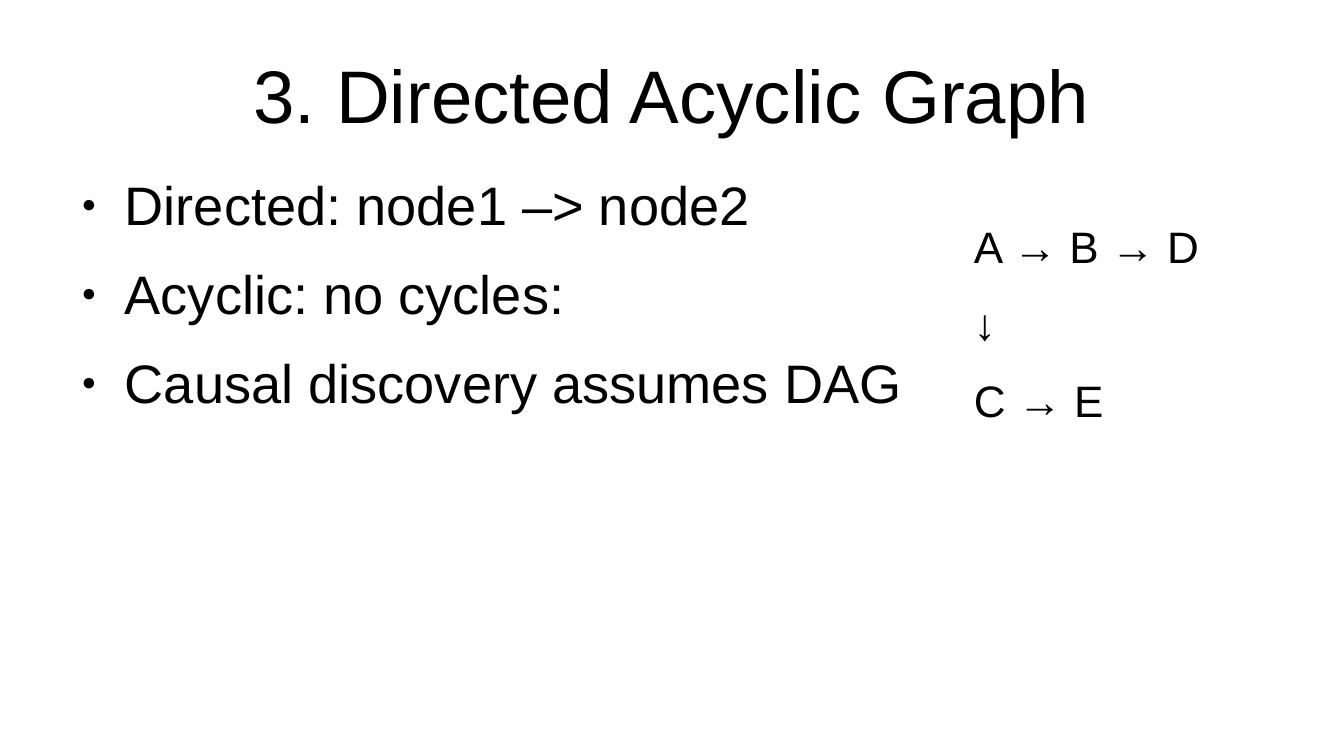
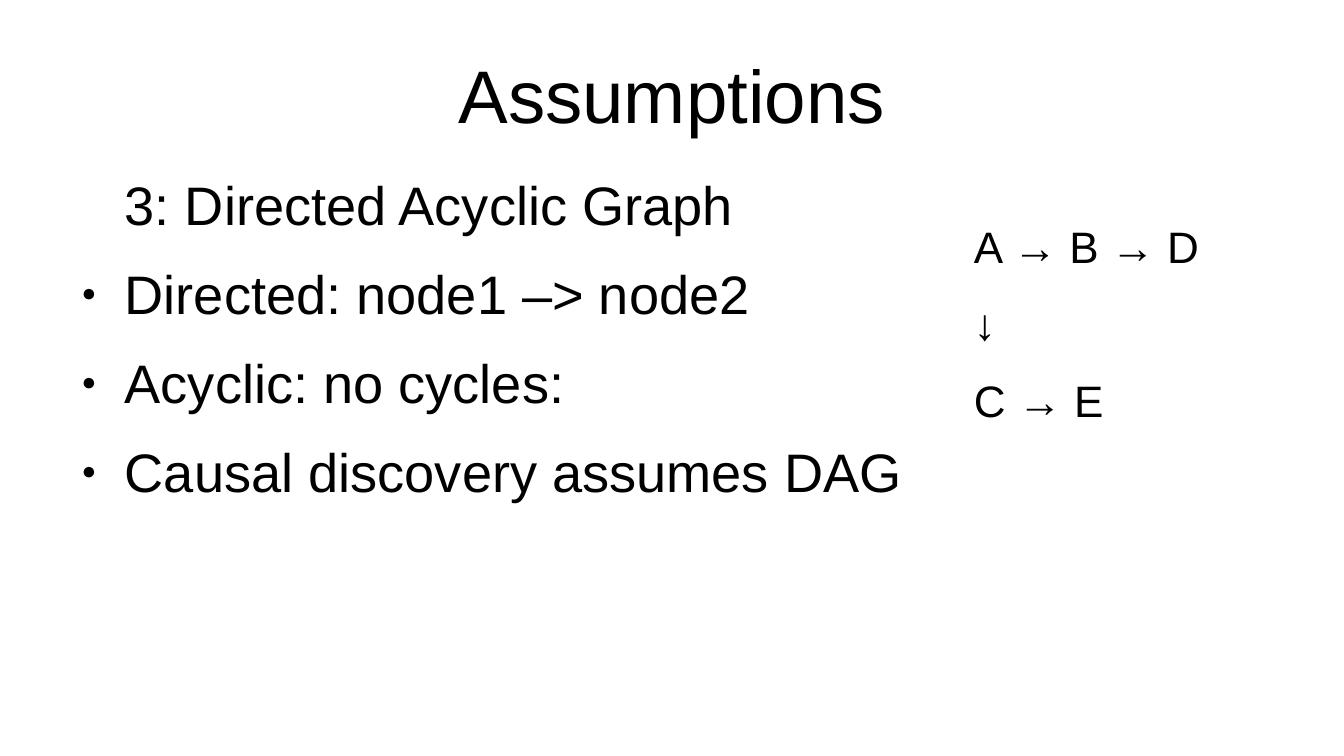
Before and after one commit to emoen/CausalityDiscoveryCrunchDAO, a slide deck: slide 6 of presentation/HIBRAIN_March_25.odp. Drawn at 1344x756 pixels with LibreOffice and Linux fonts; fonts in the diff are those of the drawing. Boxes give left, top, right and bottom in pixels: in the first picture for what was removed or moved away, otherwise in the second. Text is boxed around its words. In the diff, an @@ line names an element or a change of style, - is before the commit and + after.

```diff
--- a/presentation/HIBRAIN_March_25.odp
+++ b/presentation/HIBRAIN_March_25.odp
@@ title at (x1=458, y1=69, x2=884, y2=137): text changed @@
-3. Directed Acyclic Graph
+Assumptions
@@ text at (x1=125, y1=185, x2=733, y2=234): paragraph added @@
+3: Directed Acyclic Graph
```
Also in this commit, not shown: 7 other slides changed, 2 slides added.
